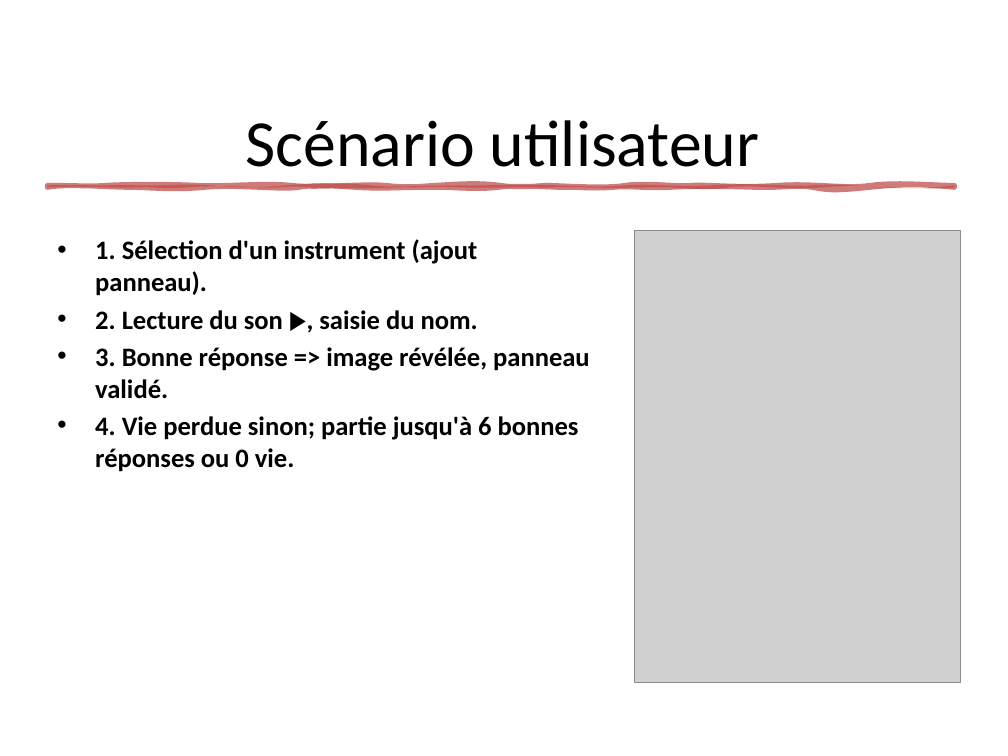
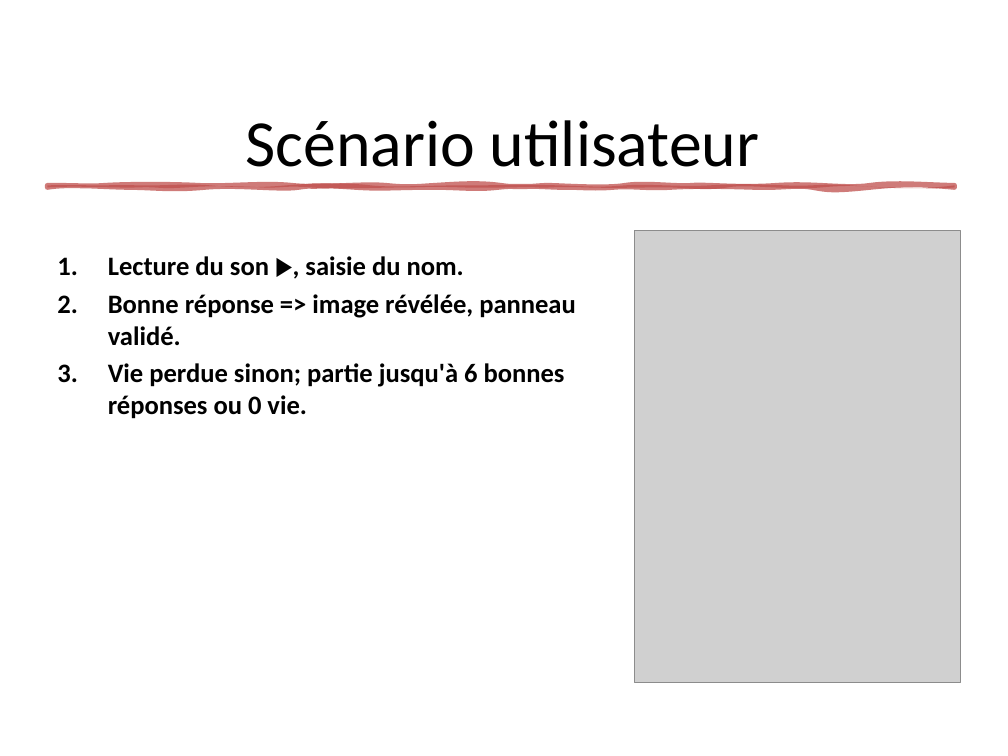
Before and after one commit to Bobyte5923/SoundOfWorld, a slide deck: slide 3 of SoundOfWorld.pptx (slide 8 before the commit). Drawn at 1008x756 pixels with LibreOffice and Linux fonts; fonts in the diff are those of the drawing; grey boxes stand for pictures. Boxes give left, top, right and bottom in pixels: in the first picture for what was removed or moved away, otherwise in the second. Text is boxed around its words. In the diff, an @@ line names an element or a change of style, - is before the commit and + after.

```diff
--- a/SoundOfWorld.pptx
+++ b/SoundOfWorld.pptx
@@ text at (108,256,576,419): text changed @@
-• 1. Sélection d'un instrument (ajout panneau).
-• 2. Lecture du son ▶, saisie du nom.
-• 3. Bonne réponse => image révélée, panneau validé.
-• 4. Vie perdue sinon; partie jusqu'à 6 bonnes réponses ou 0 vie.
+1. Lecture du son ▶, saisie du nom.
+2. Bonne réponse => image révélée, panneau validé.
+3. Vie perdue sinon; partie jusqu'à 6 bonnes réponses ou 0 vie.
```
Also in this commit, not shown: 5 other slides changed, 6 slides removed.
